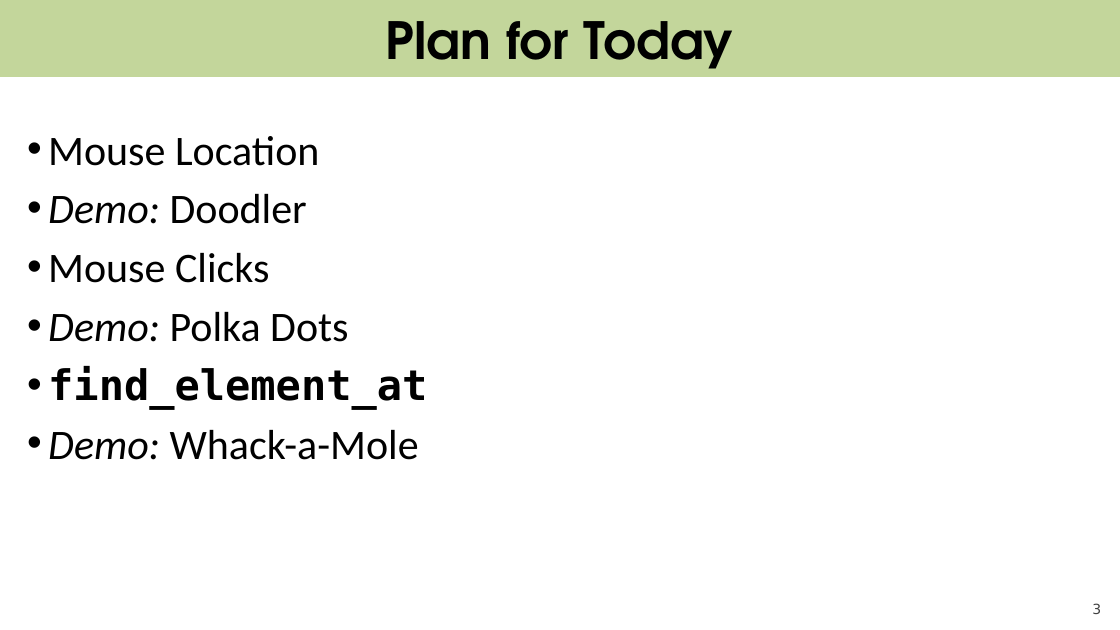
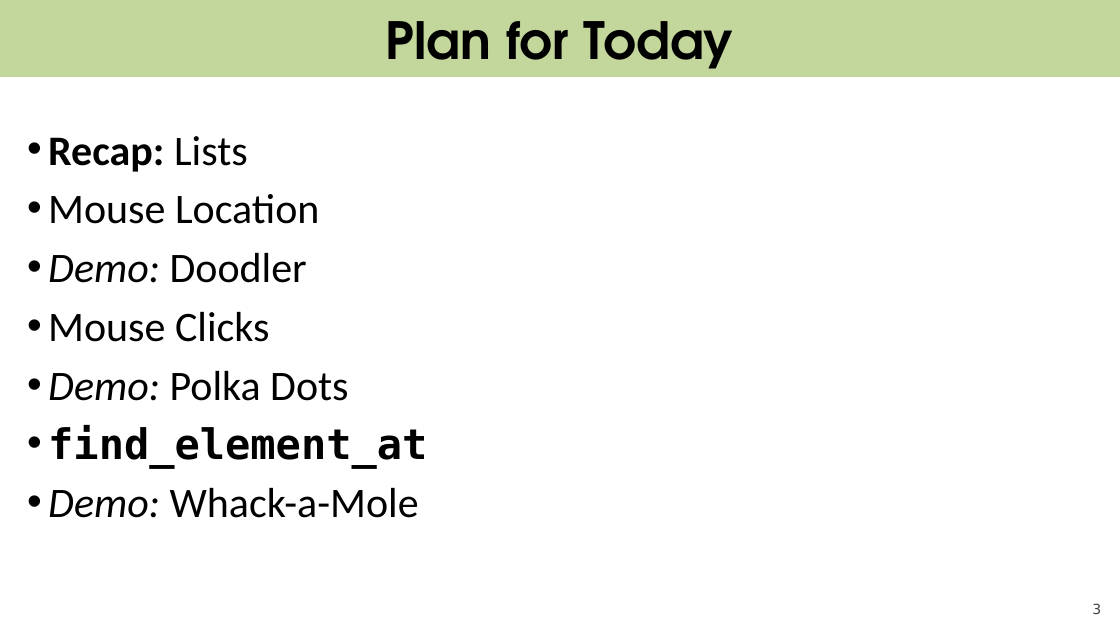
Before and after one commit to csbridge/turkey-21-website, a slide deck: slide 3 of docs/slides/Lecture12.pptx. Drawn at 1120x630 pixels with LibreOffice and Linux fonts; fonts in the diff are those of the drawing. Boxes give left, top, right and bottom in pixels: in the first picture for what was removed or moved away, otherwise in the second. Text is boxed around its words. In the diff, an @@ line names an element or a change of style, - is before the commit and + after.

```diff
--- a/docs/slides/Lecture12.pptx
+++ b/docs/slides/Lecture12.pptx
@@ text at (x1=48, y1=136, x2=248, y2=172): paragraph added @@
+• Recap: Lists
```
Also in this commit, not shown: 1 other slide changed, 2 other files.
